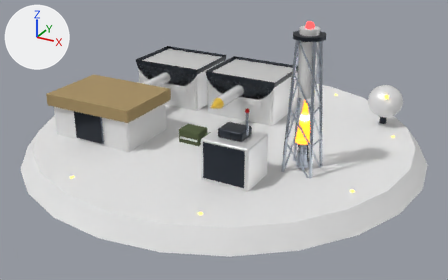
An edit to the glTF model public/models/buildings/ammo-T3.glb, drawn before and after from the same camera.
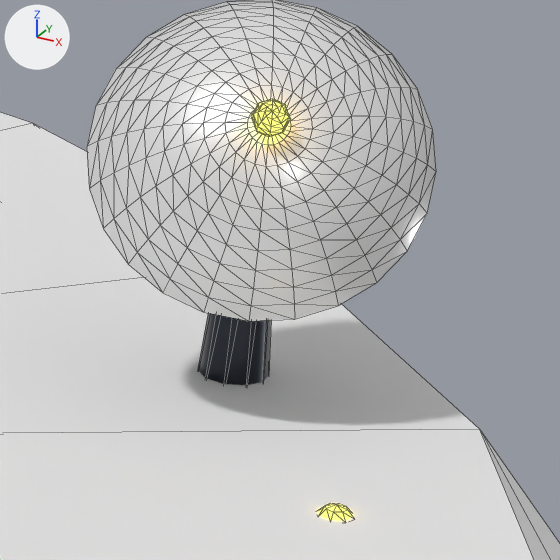
The first picture shows the older version from a 50 mm lens placed at (4.35, -7.9, 4.38), pointed at (0.19, -0.34, 0.6). The close-ups show the older and then the newer version on the part from 80% to 93% of the width and 30% to 51% of the height of that picture. Only the edits that show in the close-ups are written down. Lighting does not change. The marker at upper left points along +X, +Y and +Z. The close-ups show mesh edges as thin lines. Where no turn or scale is listed for an object, it has been applied to the vertices.

The older version as bpy lines, for what is in view:
```python
me_mesh_67 = bpy.data.meshes.new('Mesh_67')
me_mesh_67.from_pydata(...)  # 251 vertices, 456 faces; spans x -0.27..0.27, y -0.27..0.27, z 0.13..0.3
me_mesh_67.materials.append(mat_material_6)  # its picture is missing
me_mesh_69 = bpy.data.meshes.new('Mesh_69')
me_mesh_69.from_pydata(...)  # 65 vertices, 112 faces; spans x -0.03..0.03, y -0.03..0.03, z -0.03..0.03
me_mesh_69.materials.append(mat_material_3)  # yellow #ffd23c, glowing yellow #ffd23c
ob_mesh_67 = bpy.data.objects.new('Mesh_67', me_mesh_67)
ob_mesh_67.parent = ob_node_84
ob_mesh_67.location = (0.0, 0.0, 0.0)
ob_mesh_69 = bpy.data.objects.new('Mesh_69', me_mesh_69)
ob_mesh_69.parent = ob_node_84
ob_mesh_69.location = (0.0, 0.0, 0.33)
ob_node_84 = bpy.data.objects.new('Node_84', None)
ob_node_84.parent = ob_node_83
ob_node_84.location = (0.0, 0.0, 0.0)
ob_node_84.rotation_euler = (0.9, 0.0, 0.0)  # degrees (52, 0, 0)
# also in view: 'Mesh_0' at (0.0, 0.0, 0.47); 'Mesh_66' at (2.1, 1.5, 0.73)
```
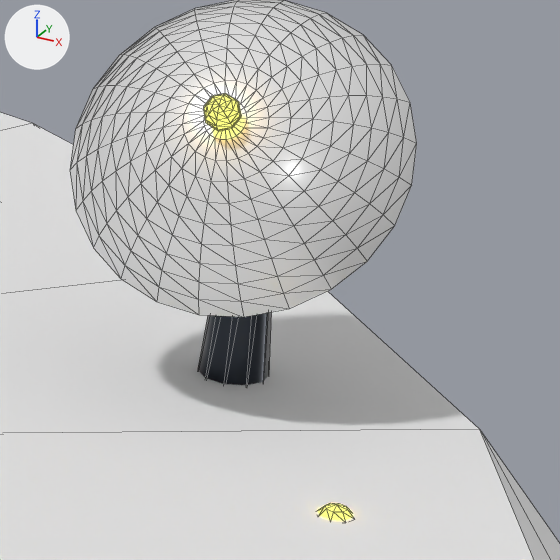
ob_node_84 is not drawn itself; it is the parent of ob_mesh_67, ob_mesh_68, ob_mesh_69.

Edits to the bpy script that builds the scene:
```text
Change ob_node_84:
    ob_node_84.parent: ob_node_83 -> ob_anim_rot
Add ob_anim_rot:
    ob_anim_rot = bpy.data.objects.new('anim:rot', None)
    ob_anim_rot.parent = ob_node_81
    ob_anim_rot.location = (0.0, 0.0, 0.375)
```

Changed parts and their boxes (x1, y1, x2, y2) in the close-ups (560 x 560 px):
'Mesh_67', moved
    before: (87, 0, 436, 321)
    after: (70, 0, 417, 317)
'Mesh_69', moved
    before: (251, 99, 290, 137)
    after: (203, 93, 241, 131)
